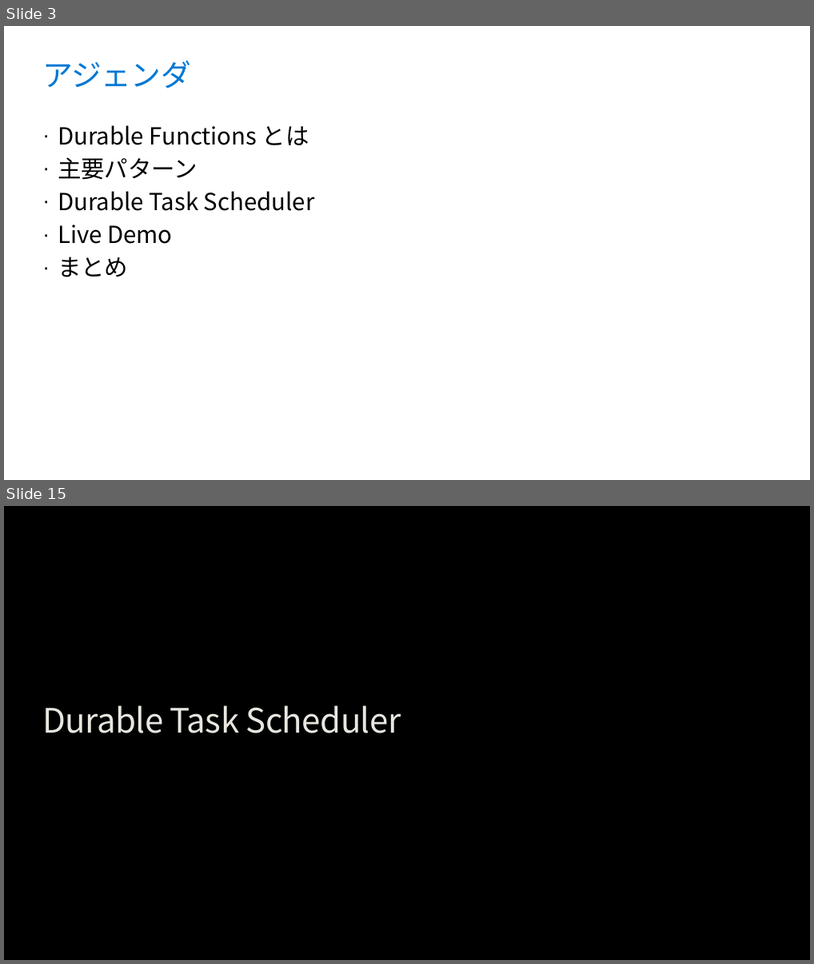
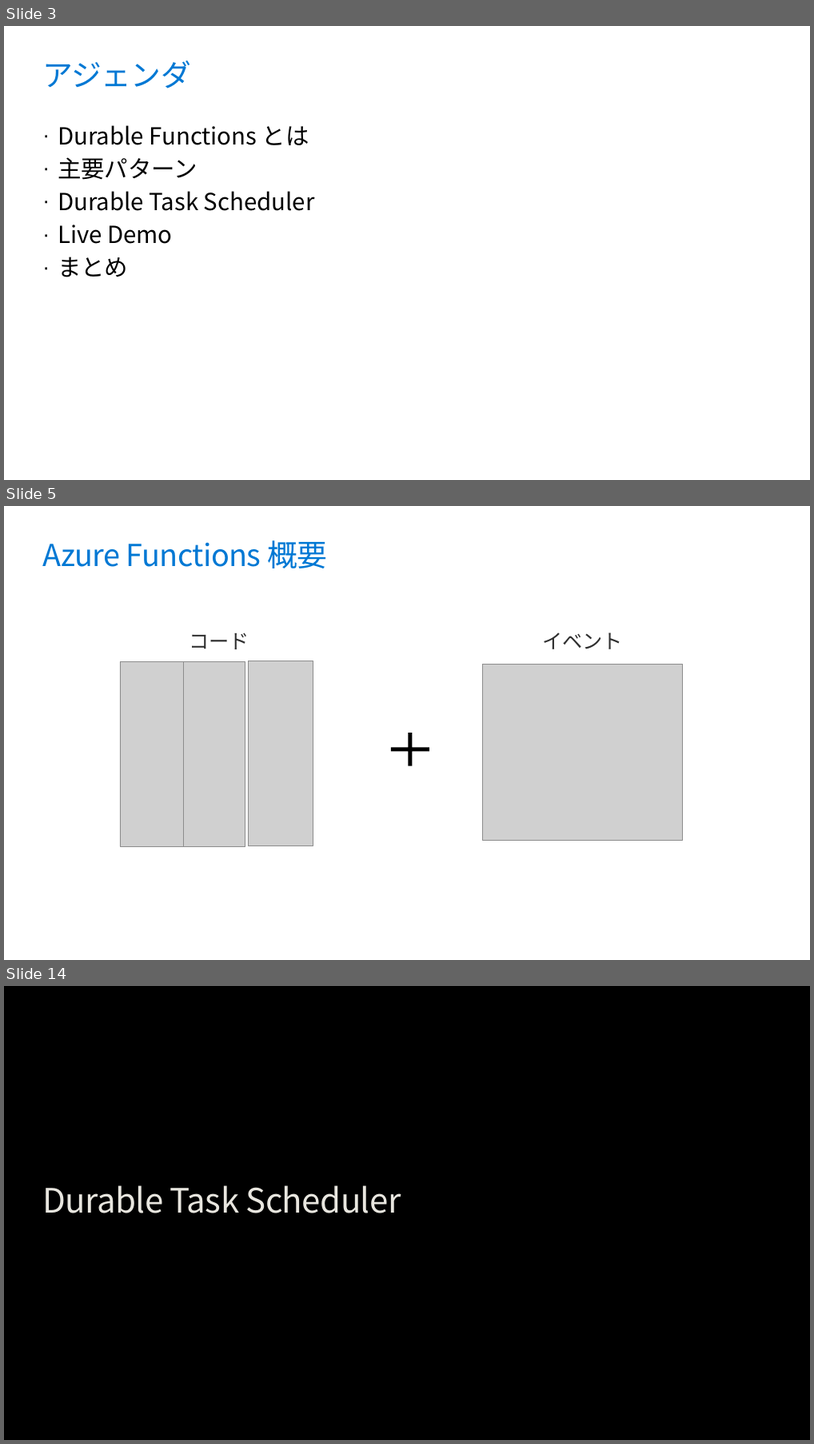
Before and after one commit to runceel/yonayona-durable, a slide deck: slides/slides.pptx. Shown one above the other, each under a label of ours: slides 3 and 15 before the commit, slides 3, 5 and 14 after it; the slides between them are not shown. The pictures are 814x964 and 814x1444 pixels, drawn with LibreOffice and Linux fonts; fonts in the diff are those of the drawing; grey boxes stand for pictures; background and template pictures are left out. Boxes give left, top, right and bottom in pixels: in the first picture for what was removed or moved away, otherwise in the second. Text is boxed around its words. In the diff, an @@ line names an element or a change of style, - is before the commit and + after.

```diff
--- a/slides/slides.pptx
+++ b/slides/slides.pptx
@@ slide 5 added at <box>4,506,810,960</box>, background #FFFFFF @@
@@ title added at <box>43,540,328,568</box>, 36 pt, text #0078D4 @@
+Azure Functions 概要
@@ text added at <box>189,632,250,649</box>, 24 pt, text #2F2F2F @@
+コード
@@ text added at <box>542,632,623,649</box>, 24 pt, text #2F2F2F @@
+イベント
@@ picture added at <box>120,661,187,846</box> @@
@@ picture added at <box>183,661,246,846</box> @@
@@ picture added at <box>249,661,313,845</box> @@
@@ picture added at <box>483,664,682,840</box> @@
@@ plus sign added at <box>385,726,437,772</box>, fill #000000 @@
@@ what was slide 15 is now slide 14 @@
```
Also in this commit, not shown: 5 slides changed, 6 other slides added, 8 slides removed.
